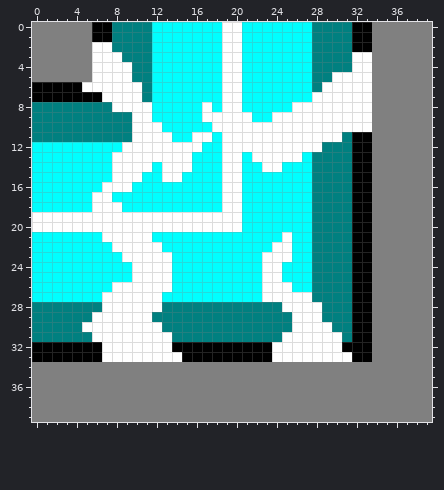
File history of a pixel-art sprite, src/images/7-2.png. Above is the file before it was changed.
The file is 40x40 pixels.
The same view after the edit:
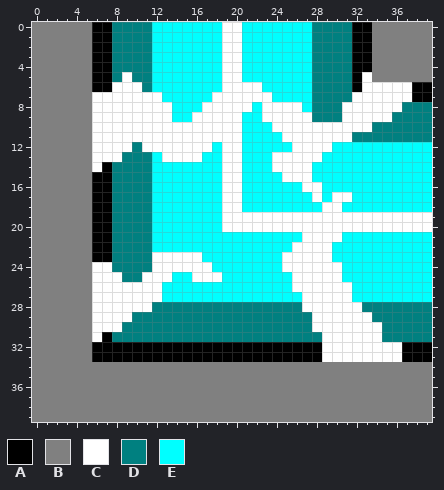
Palette (. is transparent): A #000000  B #808080  C #ffffff  D #008080  E #00ffff
Diff:
y 2: x 6..7 CC -> AA
y 3: x 6..8 CCC -> AAD; x 32..33 CC -> AA
y 4: x 6..9 CCCC -> AADD; x 32..33 CC -> AA
y 5: x 6..8 CCC -> AAD; x 30..32 CCC -> DDA
y 6: x 0..7 AAAAACCC -> BBBBBBAA; x 21..22 EE -> CC; x 29..32 CCCC -> DDDA; x 34..39 BBBBBB -> CCCCAA
y 7: x 0..6 AAAAAAA -> BBBBBBC; x 11..12 DE -> CC; x 18 E -> C; x 21..23 EEE -> CCC; x 28..31 CCCC -> DDDD; x 34..39 BBBBBB -> CCCCAA
y 8: x 0..7 DDDDDDDD -> BBBBBBCC; x 12..13 EE -> CC; x 18 E -> C; x 21 E -> C; x 23..25 EEE -> CCC; x 27..30 CCCC -> EDDD; x 34..39 BBBBBB -> CCCDDD
y 9: x 0..9 DDDDDDDDDD -> BBBBBBCCCC; x 12..13 EE -> CC; x 16 E -> C; x 21 C -> E; x 23 E -> C; x 28..30 CCC -> DDD; x 34..39 BBBBBB -> CCDDDD
y 10: x 0..9 DDDDDDDDDD -> BBBBBBCCCC; x 13..17 EEEEE -> CCCCC; x 21..23 CCC -> EEE; x 34..39 BBBBBB -> DDDDDD
y 11: x 0..9 DDDDDDDDDD -> BBBBBBCCCC; x 14..15 EE -> CC; x 18 E -> C; x 21..24 CCCC -> EEEE; x 31..39 DAABBBBBB -> CDDDDDDDD
y 12: x 0..8 EEEEEEEEE -> BBBBBBCCC; x 10 C -> D; x 17 E -> C; x 21..25 CCCCC -> EEEEE; x 29..39 DDDAABBBBBB -> CEEEEEEEEEE
y 13: x 0..7 EEEEEEEE -> BBBBBBCC; x 9..12 CCCC -> DDDE; x 16 E -> C; x 22..23 CC -> EE; x 27..39 EDDDDAABBBBBB -> CCEEEEEEEEEEE
y 14: x 0..11 EEEEEEEECCCC -> BBBBBBCADDDD; x 13..15 CCC -> EEE; x 23 C -> E; x 25..39 EEEDDDDAABBBBBB -> CCCEEEEEEEEEEEE
y 15: x 0..11 EEEEEEEECCCE -> BBBBBBAADDDD; x 13..14 CC -> EE; x 25..39 EEEDDDDAABBBBBB -> CCCEEEEEEEEEEEE
y 16: x 0..11 EEEEEEECCCEE -> BBBBBBAADDDD; x 27..39 EDDDDAABBBBBB -> CCEEEEEEEEEEE
y 17: x 0..11 EEEEEECCEEEE -> BBBBBBAADDDD; x 28..39 DDDDAABBBBBB -> CECCEEEEEEEE
y 18: x 0..11 EEEEEECCCEEE -> BBBBBBAADDDD; x 28..39 DDDDAABBBBBB -> ECCEEEEEEEEE
y 19..20: x 0..18 CCCCCCCCCCCCCCCCCCC -> BBBBBBAADDDDEEEEEEE; x 21..39 EEEEEEEDDDDAABBBBBB -> CCCCCCCCCCCCCCCCCCC
y 21: x 0..11 EEEEEEECCCCC -> BBBBBBAADDDD; x 25 C -> E; x 27..39 EDDDDAABBBBBB -> CCCCEEEEEEEEE
y 22: x 0..12 EEEEEEEECCCCC -> BBBBBBAADDDDE; x 24..39 CCEEDDDDAABBBBBB -> EECCCCEEEEEEEEEE
y 23: x 0..11 EEEEEEEEECCC -> BBBBBBAADDDD; x 14..16 EEE -> CCC; x 23..24 CC -> EE; x 26..39 EEDDDDAABBBBBB -> CCCCEEEEEEEEEE
y 24: x 0..11 EEEEEEEEEECC -> BBBBBBCCDDDD; x 14..17 EEEE -> CCCC; x 23..39 CCEEEDDDDAABBBBBB -> EECCCCCCEEEEEEEEE
y 25: x 0..10 EEEEEEEEEEC -> BBBBBBCCCDD; x 16..18 EEE -> CCC; x 23..24 CC -> EE; x 26..39 EEDDDDAABBBBBB -> CCCCCEEEEEEEEE
y 26: x 0..7 EEEEEEEE -> BBBBBBCC; x 13 C -> E; x 23..39 CCCEEDDDDAABBBBBB -> EEECCCCCCEEEEEEEE
y 27: x 0..6 EEEEEEE -> BBBBBBC; x 23..26 CCCC -> EEEE; x 28..39 DDDDAABBBBBB -> CCCCEEEEEEEE
y 28: x 0..6 DDDDDDD -> BBBBBBC; x 12 C -> D; x 25..26 CC -> DD; x 29..39 DDDAABBBBBB -> CCCCDDDDDDD
y 29: x 0..5 DDDDDD -> BBBBBB; x 10..11 CC -> DD; x 26..27 CC -> DD; x 29..39 DDDAABBBBBB -> CCCCCDDDDDD
y 30: x 0..5 DDDDDC -> BBBBBB; x 9..12 CCCC -> DDDD; x 26..27 CC -> DD; x 30..39 DDAABBBBBB -> CCCCCDDDDD
y 31: x 0..5 DDDDDD -> BBBBBB; x 7..13 CCCCCCC -> ADDDDDD; x 25..28 CCCC -> DDDD; x 31..39 DAABBBBBB -> CCCCDDDDD
y 32: x 0..5 AAAAAA -> BBBBBB; x 7..13 CCCCCCC -> AAAAAAA; x 24..28 CCCCC -> AAAAA; x 31..39 AAABBBBBB -> CCCCCCAAA
y 33: x 0..5 AAAAAA -> BBBBBB; x 7..14 CCCCCCCC -> AAAAAAAA; x 24..28 CCCCC -> AAAAA; x 32..39 AABBBBBB -> CCCCCAAA
